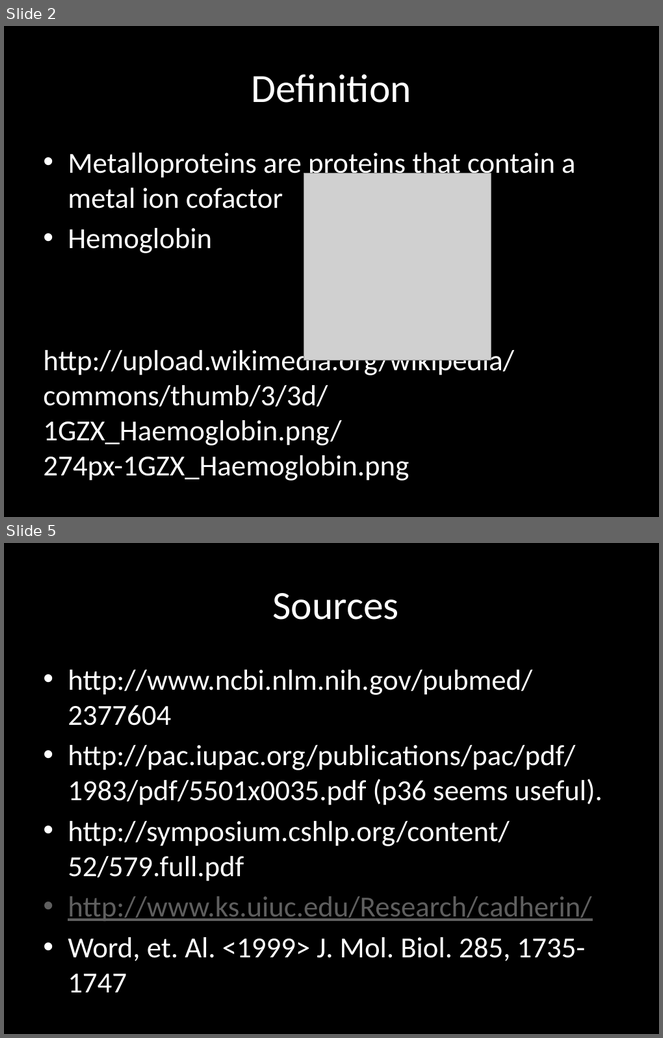
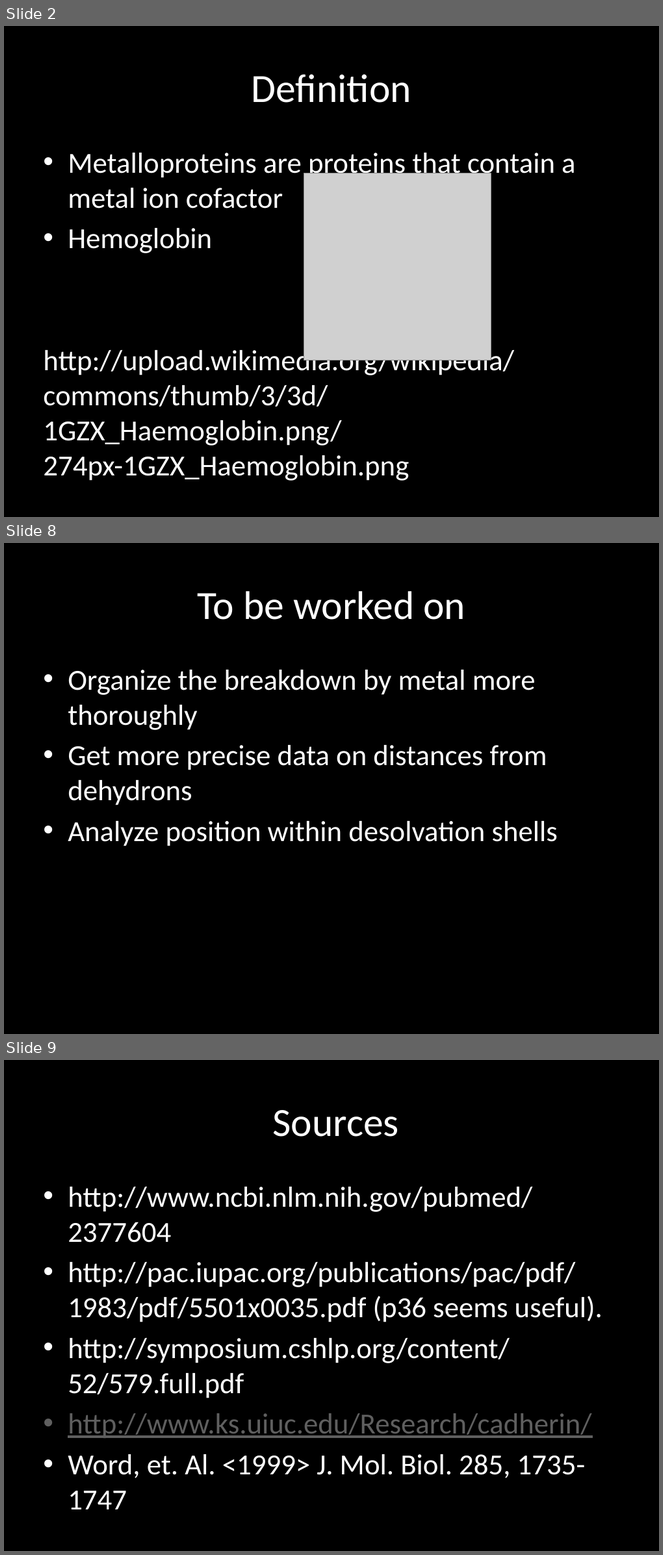
Before and after one commit to e21red/digitalbio_metalloprotein, a slide deck: thisisapresentation.pptx. Shown one above the other, each under a label of ours: slides 2 and 5 before the commit, slides 2, 8 and 9 after it; the slides between them are not shown. The pictures are 663x1038 and 663x1555 pixels, drawn with LibreOffice and Linux fonts; fonts in the diff are those of the drawing; grey boxes stand for pictures. Boxes give left, top, right and bottom in pixels: in the first picture for what was removed or moved away, otherwise in the second. Text is boxed around its words. In the diff, an @@ line names an element or a change of style, - is before the commit and + after.

```diff
--- a/thisisapresentation.pptx
+++ b/thisisapresentation.pptx
@@ slide 8 added at (4,543,659,1034), background #000000 @@
@@ title added at (197,591,466,620), 44 pt, text #FFFFFF @@
+To be worked on
@@ text added at (68,670,558,847), 32 pt, text #FFFFFF @@
+• Organize the breakdown by metal more thoroughly
+• Get more precise data on distances from dehydrons
+• Analyze position within desolvation shells
@@ what was slide 5 is now slide 9 @@
```
Also in this commit, not shown: 2 slides changed, 3 other slides added, 3 other files.
